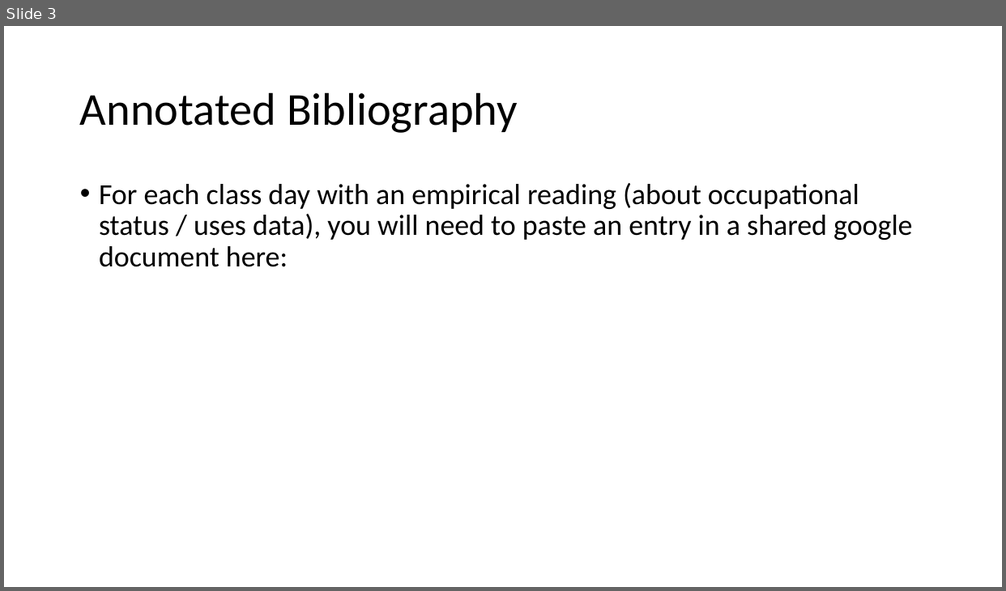
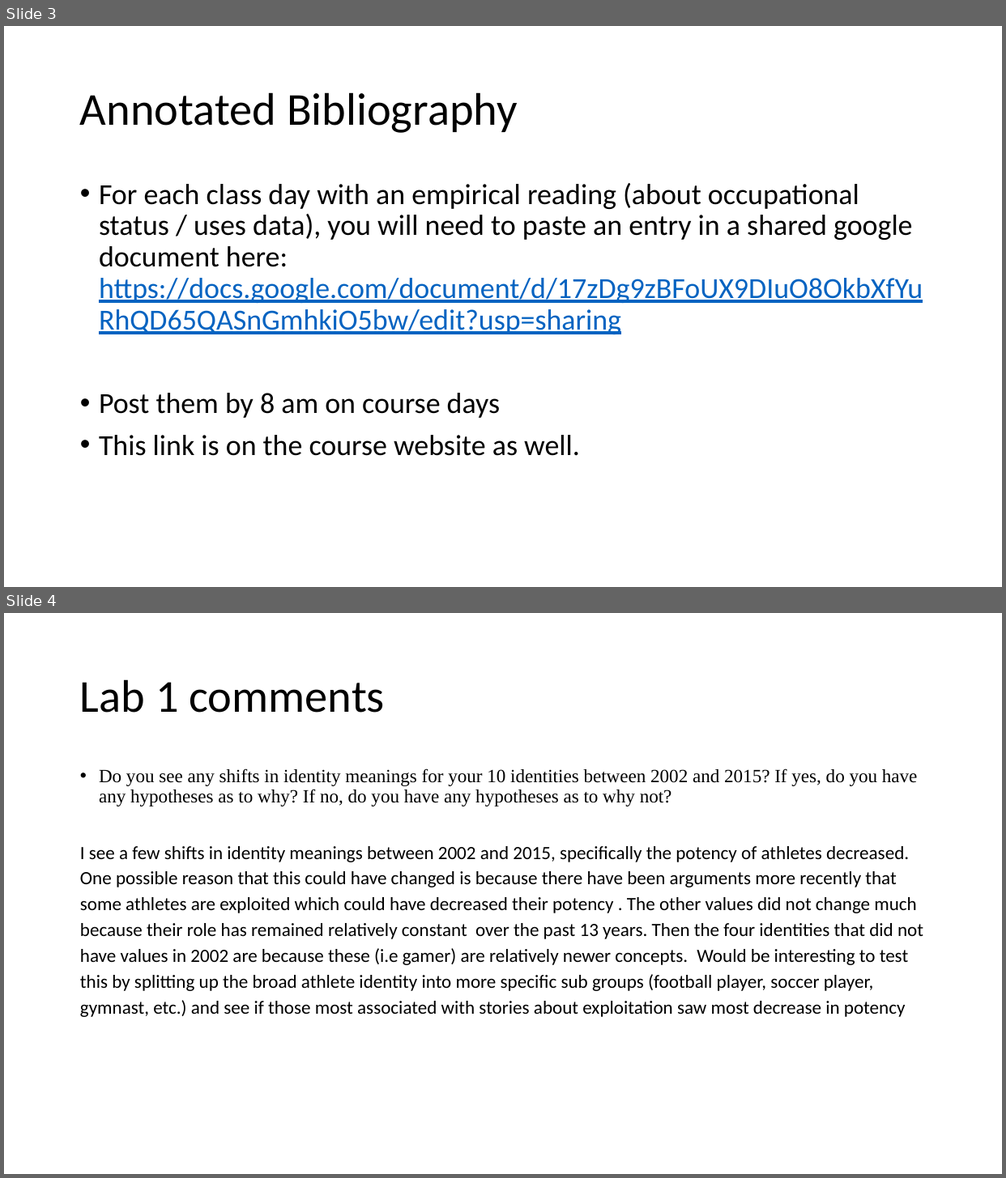
Before and after one commit to ekmaloney/soc490s, a slide deck: slides/feb17.pptx. Shown one above the other, each under a label of ours: slide 3 before the commit, slides 3 and 4 after it. The pictures are 1006x591 and 1006x1178 pixels, drawn with LibreOffice and Linux fonts; fonts in the diff are those of the drawing. Boxes give left, top, right and bottom in pixels: in the first picture for what was removed or moved away, otherwise in the second. Text is boxed around its words. In the diff, an @@ line names an element or a change of style, - is before the commit and + after.

```diff
--- a/slides/feb17.pptx
+++ b/slides/feb17.pptx
@@ slide 4 added at (x1=4, y1=613, x2=1002, y2=1174), background #FFFFFF @@
@@ title added at (x1=80, y1=679, x2=385, y2=713), 44 pt, text #000000 @@
+Lab 1 comments
@@ text added at (x1=80, y1=769, x2=923, y2=1017), 18 pt, text #000000 @@
+• Do you see any shifts in identity meanings for your 10 identities between 2002 and 2015? If yes, do you have any hypotheses as to why? If no, do you have any hypotheses as to why not?
+I see a few shifts in identity meanings between 2002 and 2015, specifically the potency of athletes decreased. One possible reason that this could have changed is because there have been arguments more recently that some athletes are exploited which could have decreased their potency . The other values did not change much because their role has remained relatively constant over the past 13 years. Then the four identities that did not have values in 2002 are because these (i.e gamer) are relatively newer concepts. Would be interesting to test this by splitting up the broad athlete identity into more specific sub groups (football player, soccer player, gymnast, etc.) and see if those most associated with stories about exploitation saw most decrease in potency
@@ slide 3 changed as well @@
@@ text at (x1=99, y1=183, x2=923, y2=456): text changed @@
-• For each class day with an empirical reading (about occupational status / uses data), you will need to paste an entry in a shared google document here:
+• For each class day with an empirical reading (about occupational status / uses data), you will need to paste an entry in a shared google document here: https://docs.google.com/document/d/17zDg9zBFoUX9DIuO8OkbXfYuRhQD65QASnGmhkiO5bw/edit?usp=sharing
+• Post them by 8 am on course days
+• This link is on the course website as well.
```
Also in this commit, not shown: 2 other slides changed, 22 other slides added, 17 other files.
